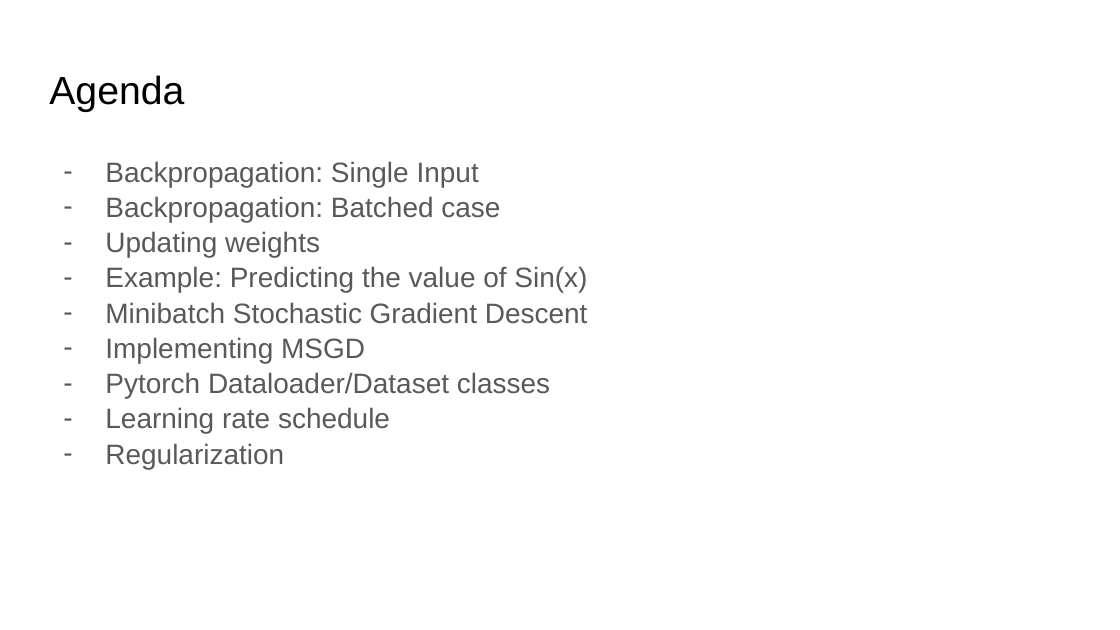
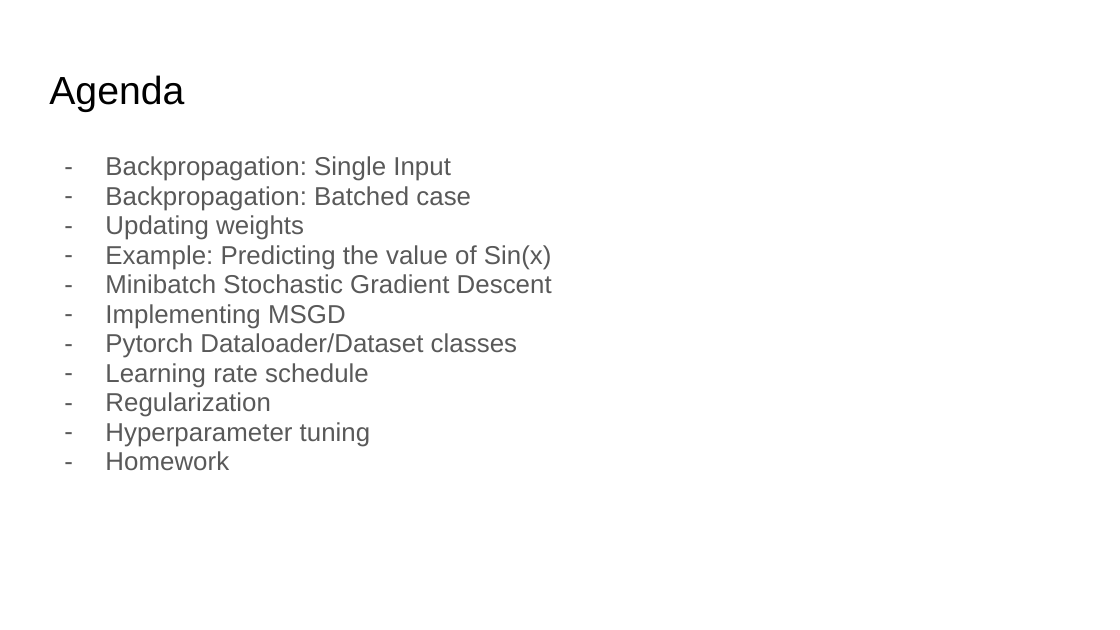
Before and after one commit to ankur6ue/deep-learning-course, a slide deck: slide 2 of class_2/deep_learning_course_class_2.pptx. Drawn at 1120x630 pixels with LibreOffice and Linux fonts; fonts in the diff are those of the drawing. Boxes give left, top, right and bottom in pixels: in the first picture for what was removed or moved away, otherwise in the second. Text is boxed around its words. In the diff, an @@ line names an element or a change of style, - is before the commit and + after.

```diff
--- a/class_2/deep_learning_course_class_2.pptx
+++ b/class_2/deep_learning_course_class_2.pptx
@@ text at (105,156,552,417): size 18 to 16.6 pt in "Backpropagation: Single Input", "Backpropagation: Batched case", "Updating weights", "Example: Predicting the value of Sin(x)" and 5 more places; indent changed; line spacing 1.05 to 0.95 @@
@@ text at (105,422,371,470): paragraphs added @@
+– Hyperparameter tuning
+– Homework
```
Also in this commit, not shown: 3 other slides changed, 3 slides added, 1 slide removed, 8 other files.
